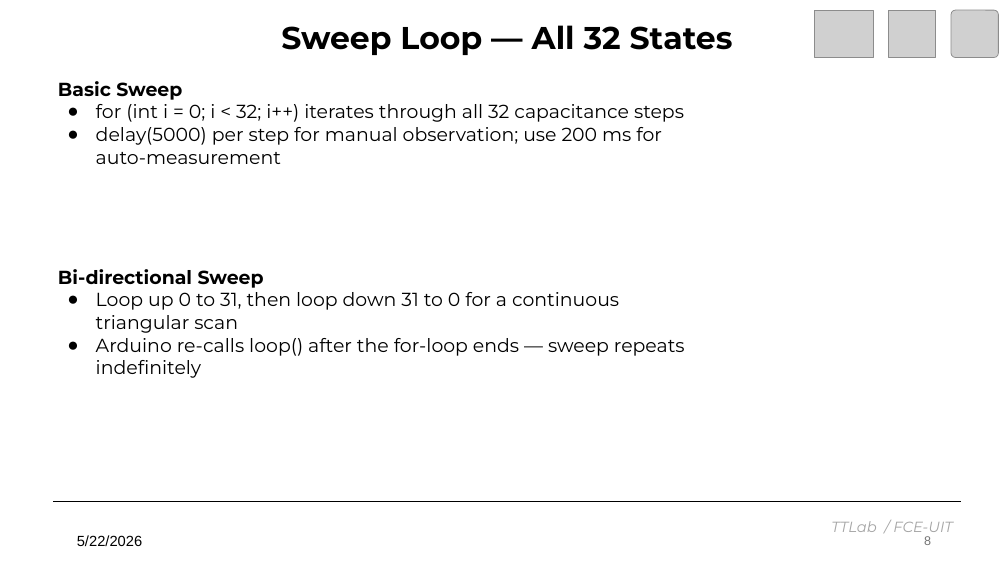
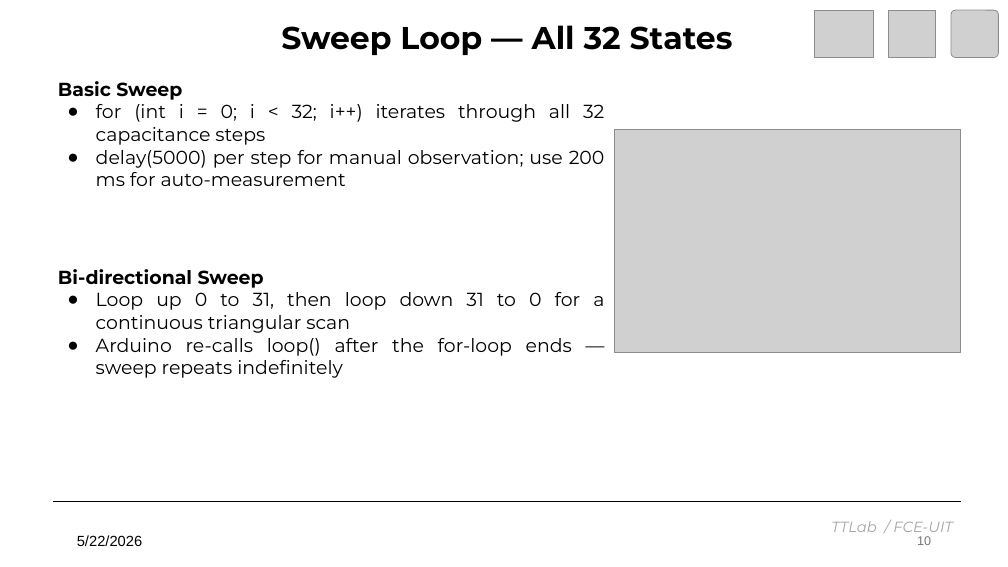
Before and after one commit to TuanPT176/OCP_Antenna_Control, a slide deck: slide 10 of ESP32C3_PE64906_TTLAB.pptx (slide 8 before the commit). Drawn at 1008x567 pixels with LibreOffice and Linux fonts; fonts in the diff are those of the drawing; grey boxes stand for pictures. Boxes give left, top, right and bottom in pixels: in the first picture for what was removed or moved away, otherwise in the second. Text is boxed around its words. In the diff, an @@ line names an element or a change of style, - is before the commit and + after.

```diff
--- a/ESP32C3_PE64906_TTLAB.pptx
+++ b/ESP32C3_PE64906_TTLAB.pptx
@@ text "Basic Sweep" at box(58, 81, 605, 186): alignment left to justified @@
@@ picture added at box(614, 129, 960, 353) @@
@@ text "Bi-directional Sweep" at box(58, 269, 604, 378): alignment left to justified @@
@@ page number at box(917, 536, 931, 545): text changed @@
-8
+10
```
Also in this commit, not shown: 6 other slides changed, 2 slides added, 2 other files.
